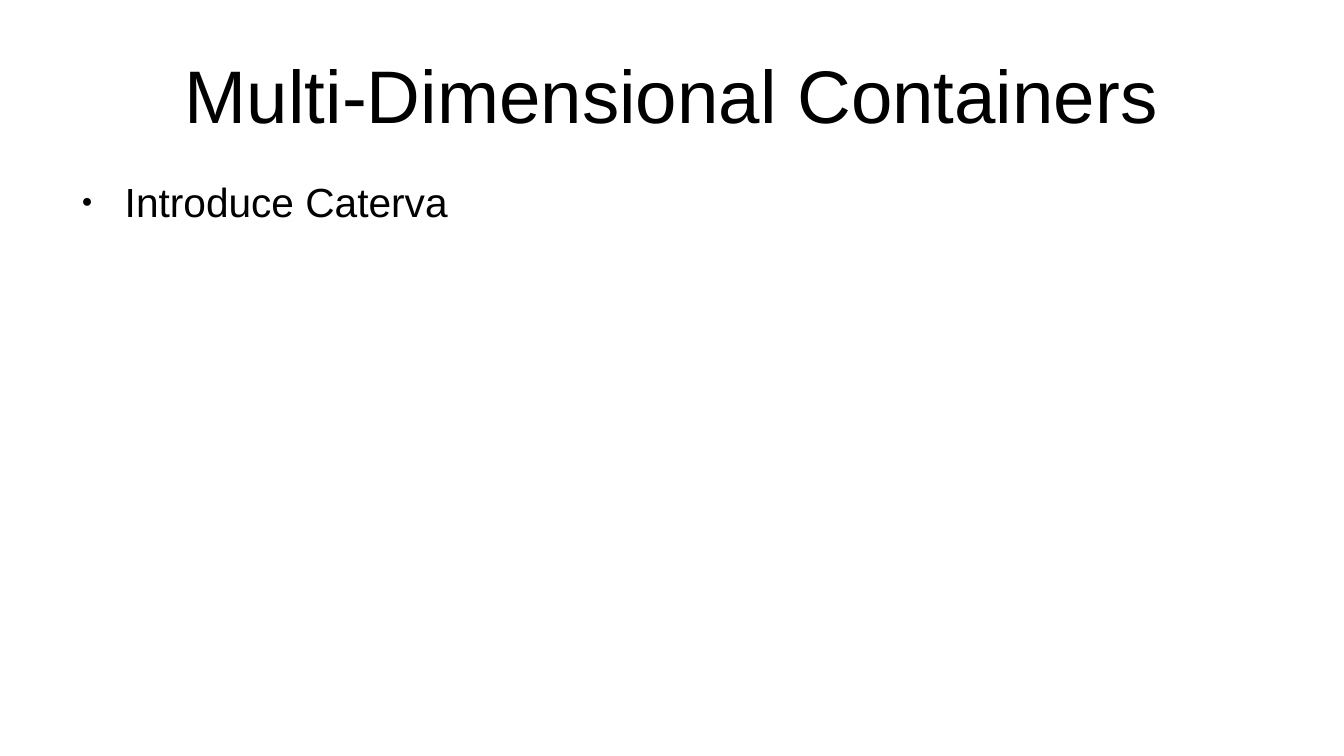
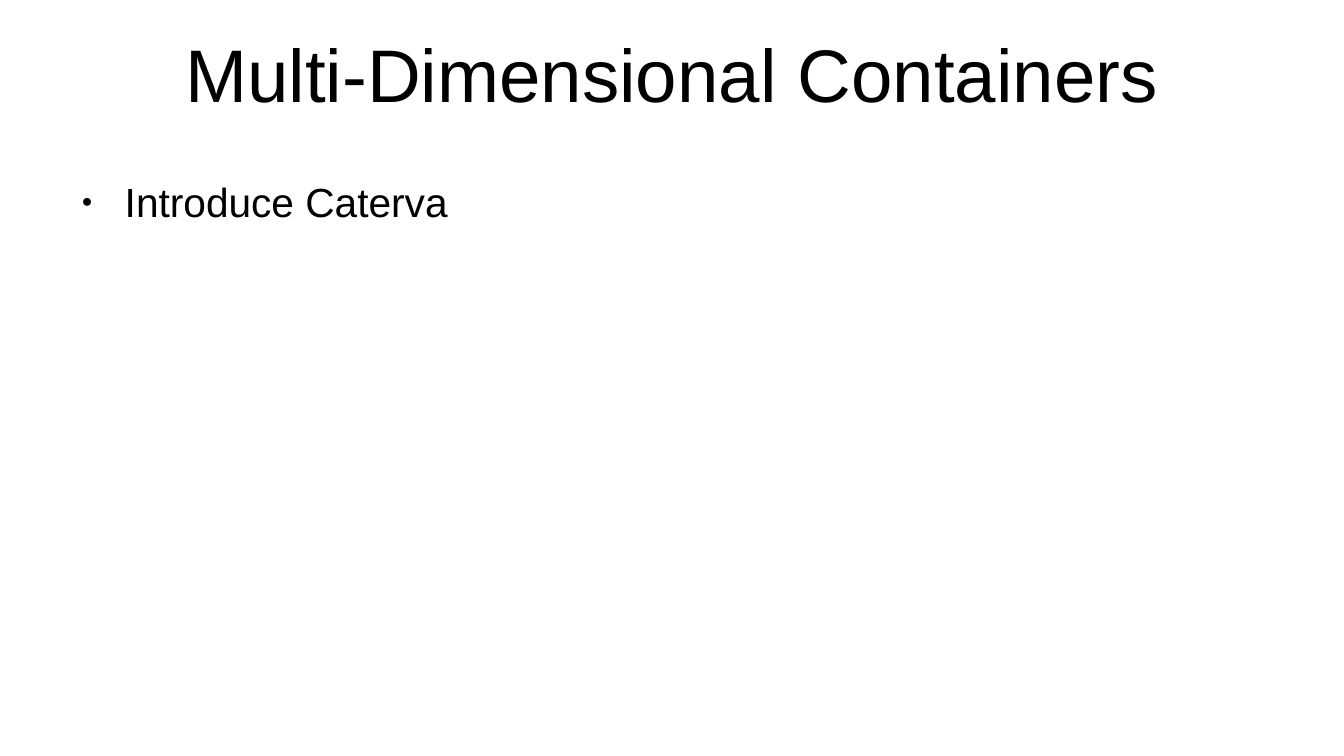
Before and after one commit to inaos/iron-array, a slide deck: slide 11 of decks/pyDataNyc2019.odp. Drawn at 1344x756 pixels with LibreOffice and Linux fonts; fonts in the diff are those of the drawing. Boxes give left, top, right and bottom in pixels: in the first picture for what was removed or moved away, otherwise in the second. Text is boxed around its words. In the diff, an @@ line names an element or a change of style, - is before the commit and + after.

```diff
--- a/decks/pyDataNyc2019.odp
+++ b/decks/pyDataNyc2019.odp
@@ title "Multi-Dimensional Containers": place and size @@
-title "Multi-Dimensional Containers" at [185, 69, 1157, 124]
+title "Multi-Dimensional Containers" at [185, 48, 1157, 103]
```
Also in this commit, not shown: 3 other slides changed.
